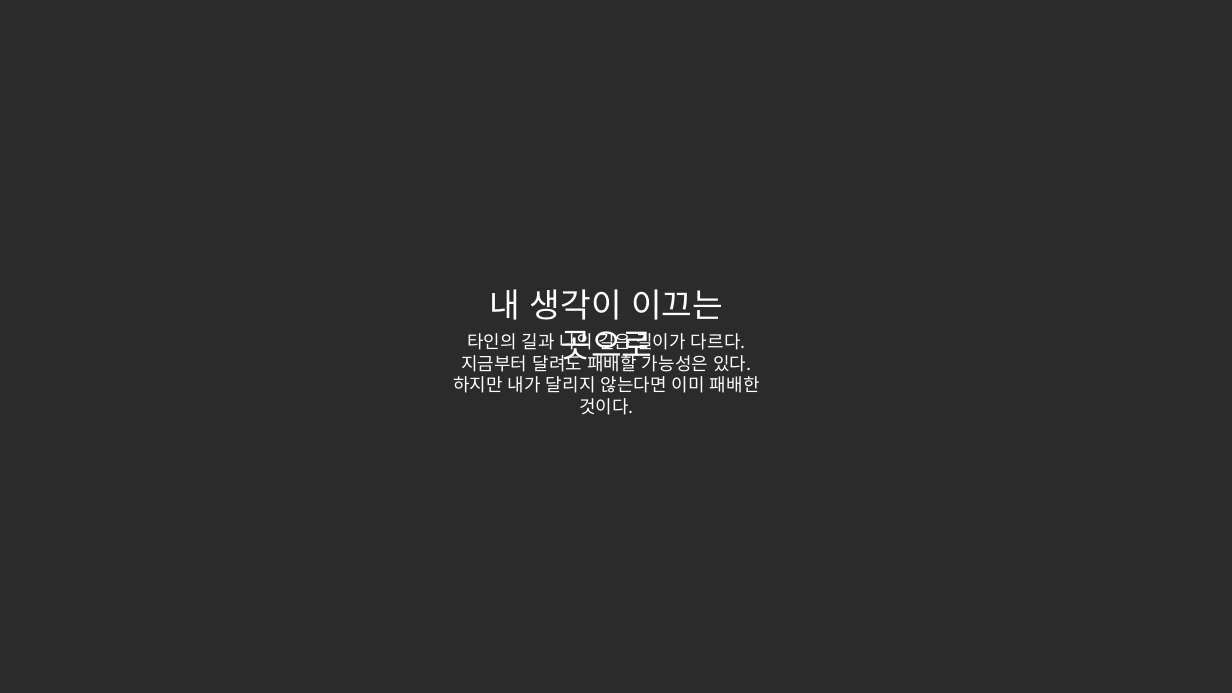
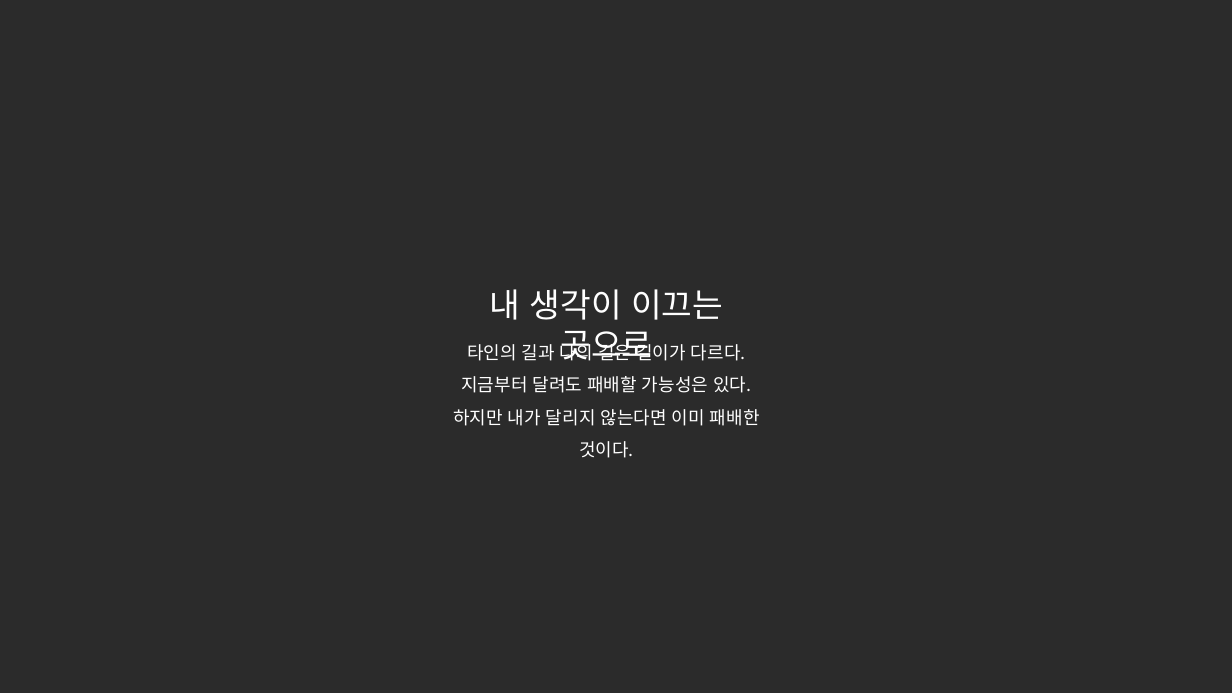
Before and after one commit to HannyYunny/Hanny-Portfolio, a slide deck: slide 3 of Presentation1.pptx. Drawn at 1232x693 pixels with LibreOffice and Linux fonts; fonts in the diff are those of the drawing; background and template pictures are left out; a plain dark background stands for a picture behind light text. Boxes give left, top, right and bottom in pixels: in the first picture for what was removed or moved away, otherwise in the second. Text is boxed around its words. In the diff, an @@ line names an element or a change of style, - is before the commit and + after.

```diff
--- a/Presentation1.pptx
+++ b/Presentation1.pptx
@@ text "타인의 길과 나의 길은 길이가 ..." at bbox=[453, 341, 760, 426]: line spacing 1 to 1.5 @@
```
Also in this commit, not shown: 1 other slide changed, 1 slide added, 2 other files.
